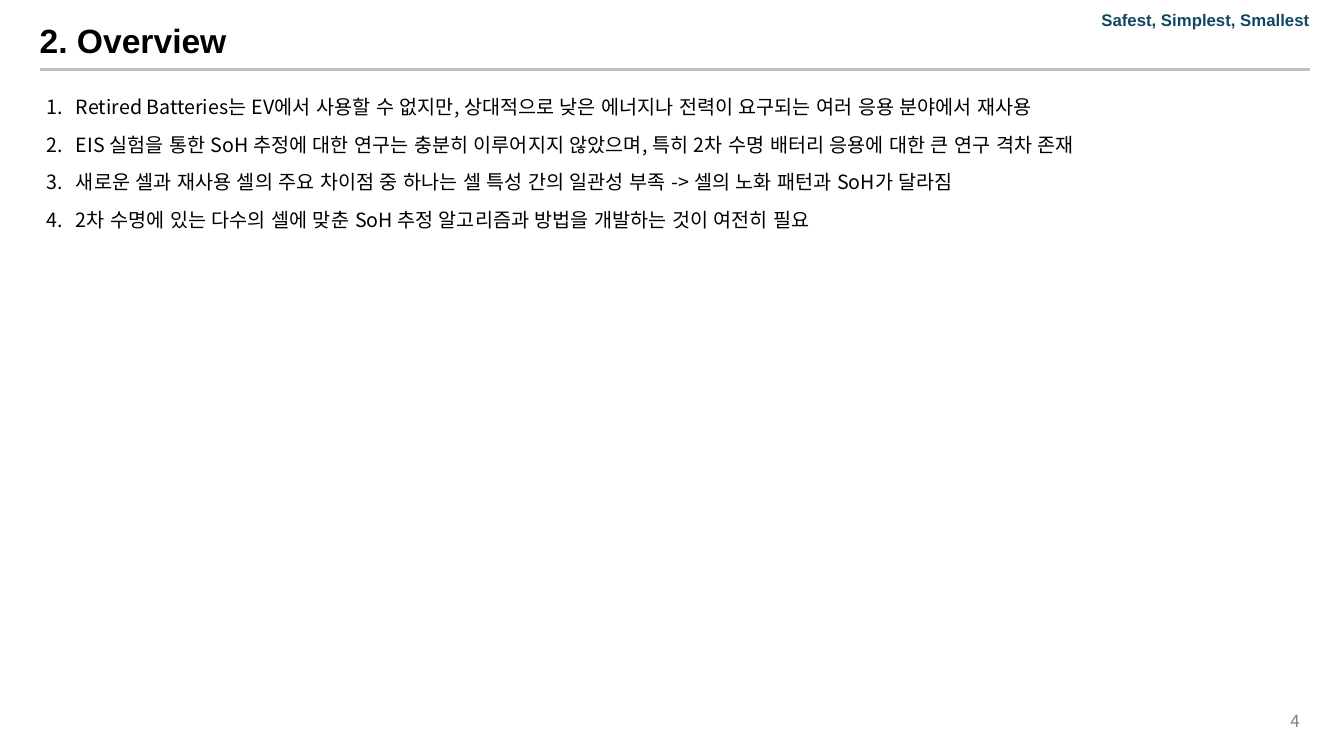
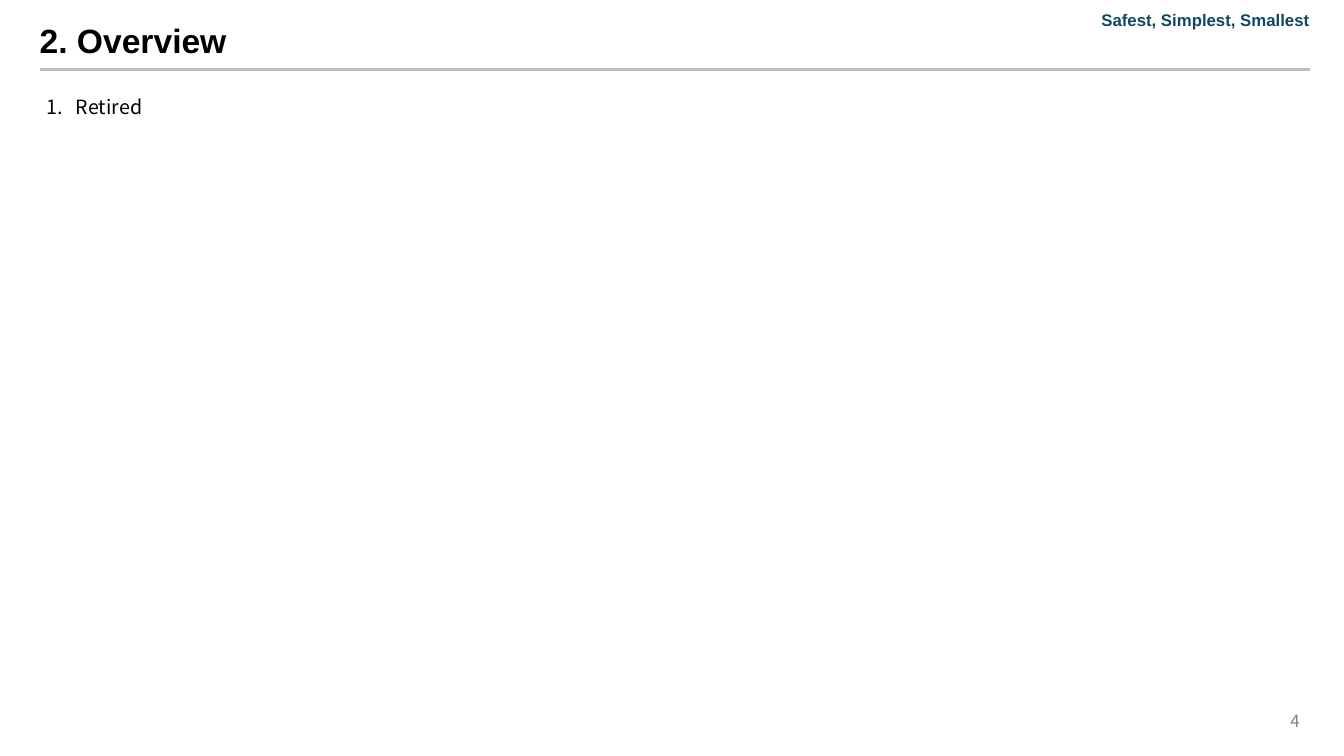
Before and after one commit to Jeong97/Practice_with_paper_data_sets, a slide deck: slide 4 of Accelerated SoH estimation of second life LIB via EIS and ML/Paper/Accelerated SoH estimation of second life LIB via EIS and ML-V00.01-241103.pptx. Drawn at 1344x756 pixels with LibreOffice and Linux fonts; fonts in the diff are those of the drawing; background and template pictures are left out. Boxes give left, top, right and bottom in pixels: in the first picture for what was removed or moved away, otherwise in the second. Text is boxed around its words. In the diff, an @@ line names an element or a change of style, - is before the commit and + after.

```diff
--- a/Accelerated SoH estimation of second life LIB via EIS and ML/Paper/Accelerated SoH estimation of second life LIB via EIS and ML-V00.01-241103.pptx
+++ b/Accelerated SoH estimation of second life LIB via EIS and ML/Paper/Accelerated SoH estimation of second life LIB via EIS and ML-V00.01-241103.pptx
@@ text at (76, 98, 142, 115): text changed @@
-1. Retired Batteries는 EV에서 사용할 수 없지만, 상대적으로 낮은 에너지나 전력이 요구되는 여러 응용 분야에서 재사용
-2. EIS 실험을 통한 SoH 추정에 대한 연구는 충분히 이루어지지 않았으며, 특히 2차 수명 배터리 응용에 대한 큰 연구 격차 존재
-3. 새로운 셀과 재사용 셀의 주요 차이점 중 하나는 셀 특성 간의 일관성 부족 -> 셀의 노화 패턴과 SoH가 달라짐
-4. 2차 수명에 있는 다수의 셀에 맞춘 SoH 추정 알고리즘과 방법을 개발하는 것이 여전히 필요
+1. Retired
```
Also in this commit, not shown: 1 other slide changed, 21 slides removed, 1 other file.
